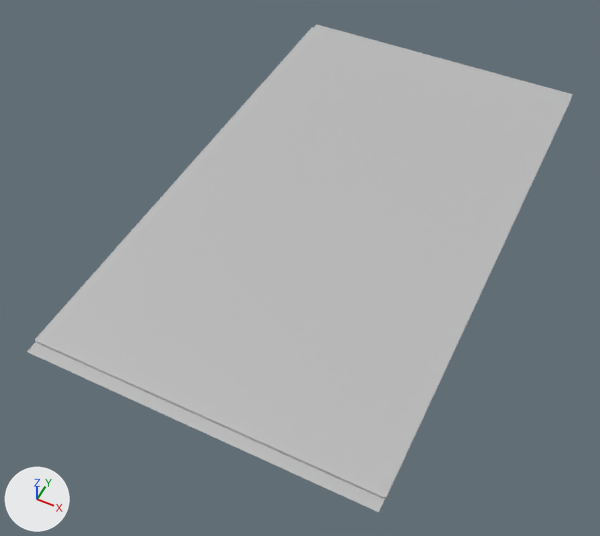
One commit to the FBX model Alpha_Whitebox/Assets/Geometry/rug01_MDL_nar.fbx: the scene before it, then after it.
The view is the same before and after, from a camera (50 mm lens) standing at (2.15, -5.1, 5.3) and looking at (-0.13, -0.55, -0.38). Every picture has the same lights, and +X, +Y and +Z are marked at lower left. Where no turn or scale is listed for an object, it has been applied to the vertices.

Script lines for the objects in view, before the commit:
```python
me_mesh = bpy.data.meshes.new('Mesh')
me_mesh.from_pydata(...)  # 36 vertices, 32 faces; spans x -1.5..1.5, y -2.61..2.61, z 0.0..0.02
me_mesh.materials.append(mat_lambert3)  # grey #bcbcbc
# before: 0 (-1.49, 2.5, 0.0) at pixel (312, 28), 1 (-1.49, -2.5, 0.0) at pixel (35, 342), 2 (1.49, 2.5, 0.0) at pixel (570, 99), 3 (1.49, -2.5, 0.0) at pixel (384, 499), 4 (-1.49, 2.5, 0.02) at pixel (312, 27)
# before: 5 (-1.49, -2.5, 0.02) at pixel (34, 340), 6 (1.49, 2.5, 0.02) at pixel (570, 98), 7 (1.49, -2.5, 0.02) at pixel (384, 497), 9 (1.5, 0.0, 0.0) at pixel (497, 258), 10 (-1.5, 0.0, 0.0) at pixel (198, 156)
# before: 12 (0.0, -2.5, 0.02) at pixel (197, 413), 14 (0.0, 2.5, 0.02) at pixel (435, 61), 15 (0.0, 2.5, 0.0), 16 (0.0, 0.0, 0.0), 17 (0.0, -2.5, 0.0) at pixel (197, 414)
# before: 20 (-1.5, -2.49, 0.0) at pixel (35, 340), 21 (0.0, -2.49, 0.0), 22 (1.5, -2.49, 0.0) at pixel (386, 498), 24 (0.0, 2.49, 0.0), 25 (-1.5, 2.49, 0.0) at pixel (311, 29)
# before: 29 (1.5, 2.49, 0.0) at pixel (570, 100)
ob_rug01_mdl_nar = bpy.data.objects.new('rug01_MDL_nar', me_mesh)
ob_rug01_mdl_nar.location = (0.0, 0.0, 0.0)
```
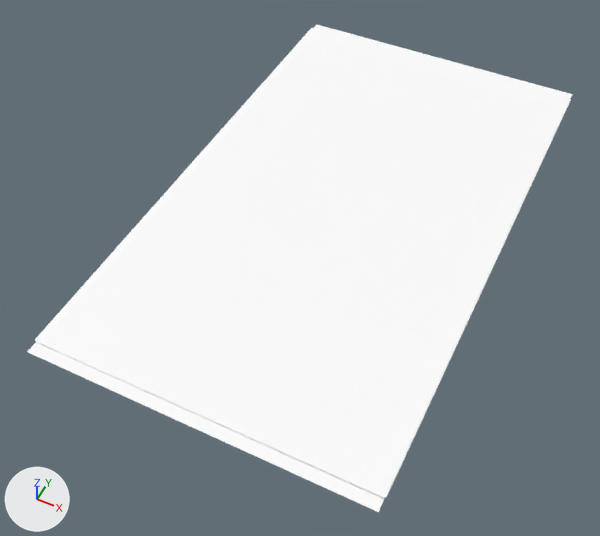
What differs and where, as boxes [x1, y1, x2, y2] in the pictures (600 x 536 px):
part 1 of me_mesh, cut back: before [35, 27, 571, 499]; after [35, 29, 566, 499]
part 2 of me_mesh, recoloured (grey to white): [27, 24, 573, 512] in both

Diff of the bpy script that builds the scene:
```diff
--- a/Alpha_Whitebox/Assets/Geometry/rug01_MDL_nar.fbx.py
+++ b/Alpha_Whitebox/Assets/Geometry/rug01_MDL_nar.fbx.py
@@ mat_blinn2 @@
+mat_blinn2 = principled_material('blinn2')
+mat_blinn2.base_color = (1.0, 1.0, 1.0)  # white #ffffff
+mat_blinn2.roughness = 0.749
@@ me_mesh @@
 # used by ob_rug01_mdl_nar; location = (0.0, 0.0, 0.0)
 # verts and faces of me_mesh; kept vertices keep their numbers, new ones are numbered from 36
-me_mesh.from_pydata(...)  # 36 vertices, 32 faces; spans x -1.5..1.5, y -2.61..2.61, z 0.0..0.02
+me_mesh.from_pydata(...)  # 33 vertices, 24 faces; spans x -1.5..1.5, y -2.61..2.61, z 0.0..0.02
+# me_mesh part 1
+delete_vertices([16, 21, 24])  # with the faces that use them
+for i in [*range(4, 8), 12, 14]: verts[i] += (0.0, 0.0, -0.01)
+# me_mesh part 2: 24 faces spanning x -1.5..1.5, y -2.61..2.61, z 0.0..0.02 switch from mat_lambert3 (grey #bcbcbc) to mat_blinn2 (white #ffffff)
```
